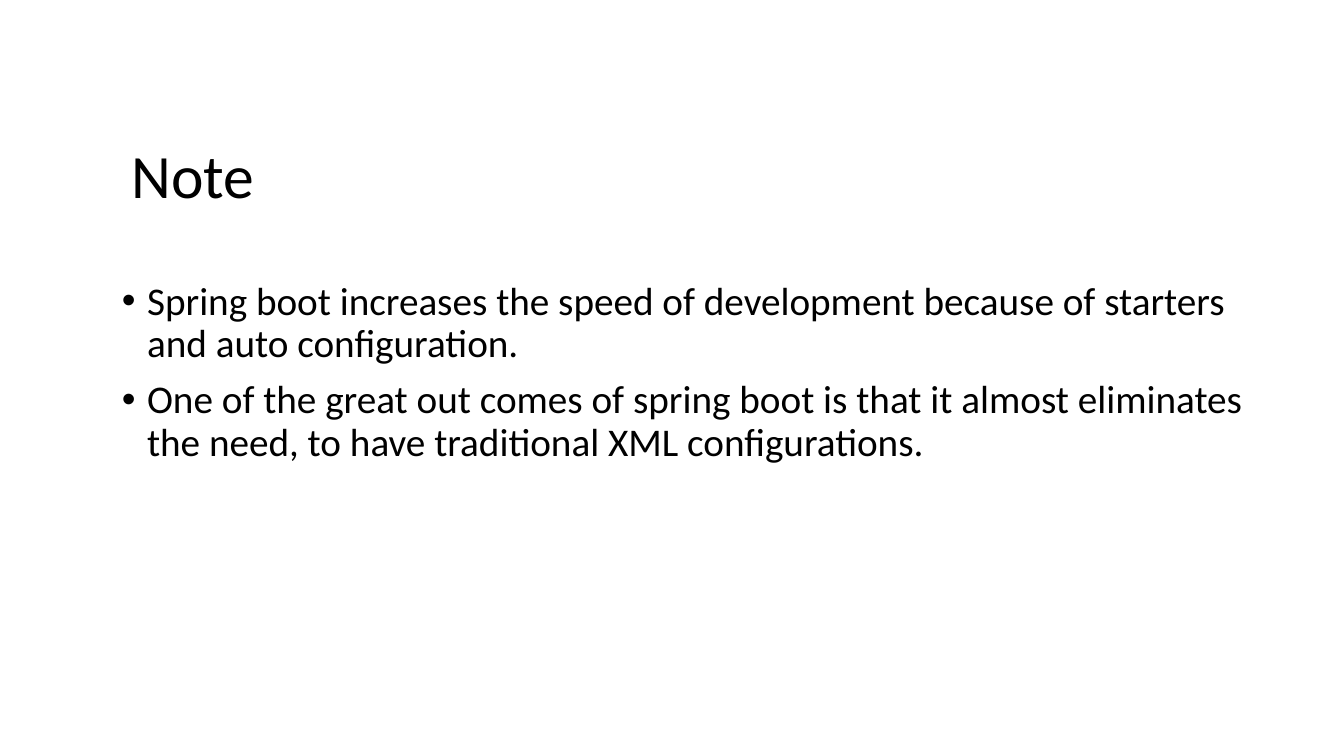
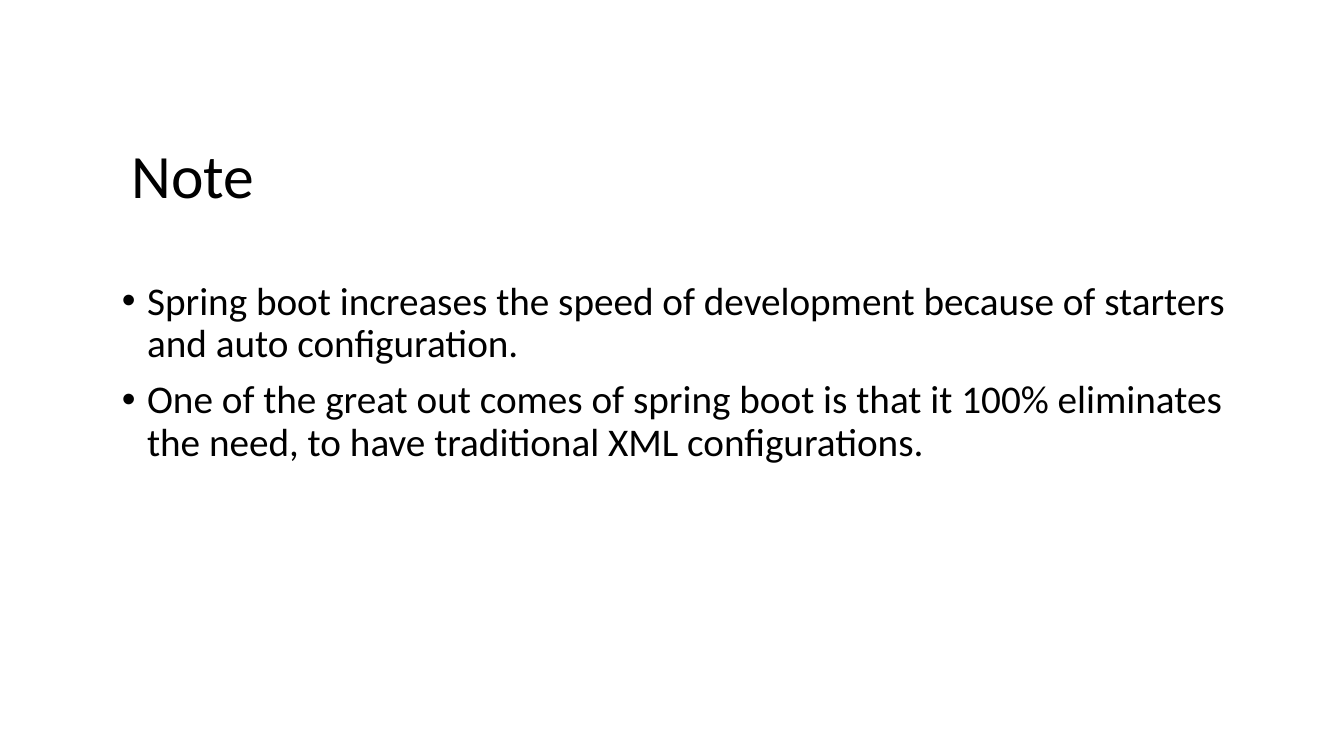
Before and after one commit to richardsforu/Emblem-boot, a slide deck: slide 5 of Books and PPTS/Spring Boot PPT.pptx. Drawn at 1344x756 pixels with LibreOffice and Linux fonts; fonts in the diff are those of the drawing. Boxes give left, top, right and bottom in pixels: in the first picture for what was removed or moved away, otherwise in the second. Text is boxed around its words. In the diff, an @@ line names an element or a change of style, - is before the commit and + after.

Commit message:
Spring boot

```diff
--- a/Books and PPTS/Spring Boot PPT.pptx
+++ b/Books and PPTS/Spring Boot PPT.pptx
@@ text at (147,385,1222,463): text changed @@
-• One of the great out comes of spring boot is that it almost eliminates the need, to have traditional XML configurations.
+• One of the great out comes of spring boot is that it 100% eliminates the need, to have traditional XML configurations.
```
Also in this commit, not shown: 4 other slides changed, 17 other files.
